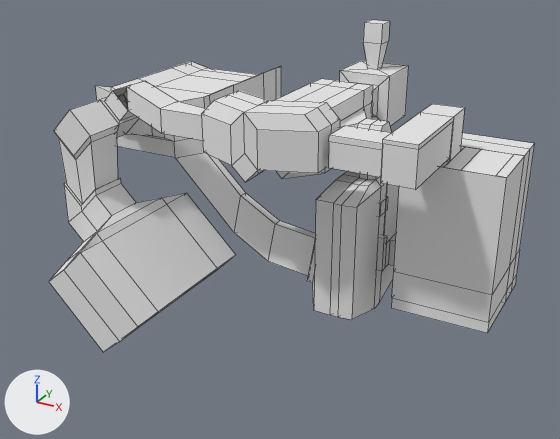
The OBJ model Assets/Cube.obj as it was, and as the next commit left it.
Both versions are drawn from a camera (50 mm lens) standing at (50.3, -153.0, 43.0) and looking at (-8.2, -46.7, -10.2). Arrows for +X, +Y and +Z are at lower left; the lights stay in place. Mesh edges are drawn as thin lines. Where no turn or scale is listed for an object, it has been applied to the vertices. Vertices at the same position are counted once.
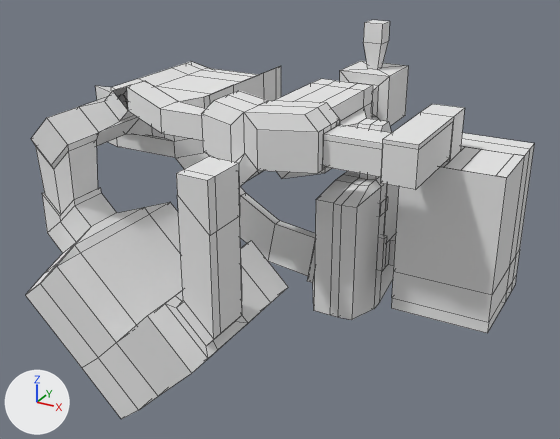
Commit message: Added final level without polish

Changed parts and their boxes [x1, y1, x2, y2] in the pictures (560 x 439 px):
'Cube', reshaped (20% taller): before [49, 20, 535, 352]; after [26, 20, 535, 419]
part 1 of me_cube, built on: before [49, 110, 383, 352]; after [26, 118, 383, 419]

The change, as a list of edits to the scene's bpy script:
```text
Change me_cube:
    used by ob_cube; location = (0.0, 0.0, 0.0)
    remove me_cube.from_pydata(...)  # 648 vertices, 644 faces; spans x -46.3..28.5, y -75.0..-10.0, z -26.2..18.5
    add me_cube.from_pydata(...)  # 747 vertices, 733 faces; spans x -46.3..28.5, y -81.0..-10.0, z -32.7..18.5
    me_cube part 1
    16 vertices are removed from x -35.5..6.1, y -75.0..-47.2, z -25.7..9.4
    39 faces are deleted
    50 vertices in x -39.6..-20.9, y -75.0..-47.2, z -22.7..9.8 move by (0.0, -5.0, 0.0)
    4 vertices in x 6.1, y -58.5..-53.3, z 5.4..10.2 move by (-0.9, 0.0, 0.0)
    3 vertices in x -34.5..-24.5, y -70.0, z -25.7..-8.8 move by (0.0, -10.0, 0.0)
    1 vertex moves from x -20.9, y -53.2, z -22.7 to x -13.9, y -52.2, z -29.7
    78 vertices are added at x -30.9..5.2, y -80.0..-52.2, z -32.7..10.9
    5 new vertices lie (0.0, -6.0, 0.0) away from vertices in x -34.5..-10.1, y -53.2..-47.2, z -25.8..-8.8
    5 new vertices lie (-3.6, 0.0, -3.0) away from vertices in x -31.9..-13.9, y -75.0..-47.2, z -29.7..-11.6
    5 new vertices lie (7.0, -1.0, 7.0) away from vertices in x -17.1..-10.1, y -75.0..-52.2, z -25.8..-18.8
    6 new vertices lie (0.0, -5.0, 0.0) away from vertices in x -17.5..-3.1, y -76.0..-75.0, z -32.7..-11.8
    8 new vertices lie (0.0, -1.7, 0.0) away from vertices in x -9.0..-2.8, y -74.1, z -17.8..7.7
    8 new vertices lie (0.0, 5.9, 0.0) away from vertices in x -9.0..-2.8, y -74.1, z -17.8..7.7
    128 new faces join them
```
